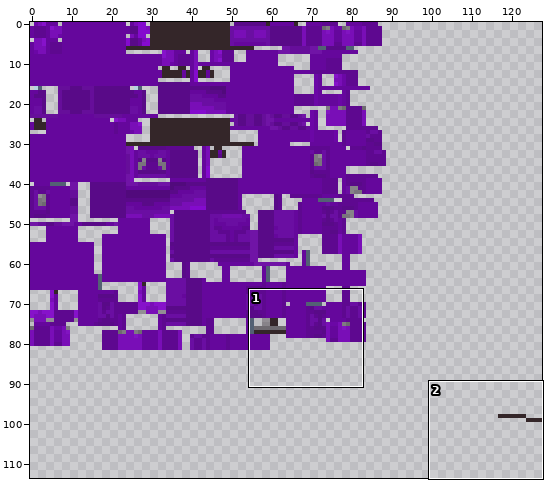
Edited in one commit: sprite sheet (src/main/resources/assets/cuend/textures/models/armor/chorisium_armor_texture.png). Above: a wide view before the commit, with the close-up outlined.
Close-up. Before:
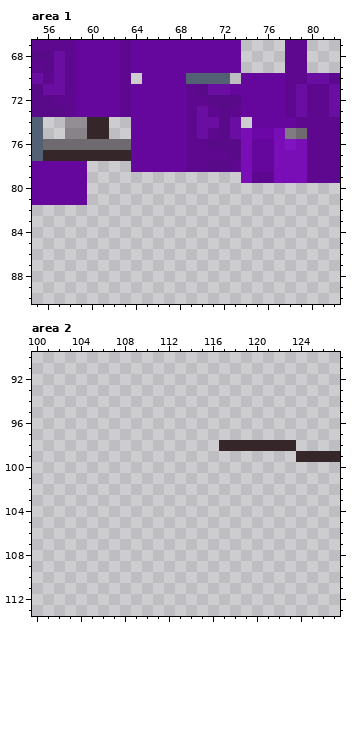
The file is 128x128 pixels. Colours within 5 levels of each other are drawn and written as one. Shown: area 1: x 55..82, y 67..90; area 2: x 100..127, y 90..113. The wide view leaves out empty margins. The commit also changed other parts of the picture, which this record leaves out.
The same view after the edit:
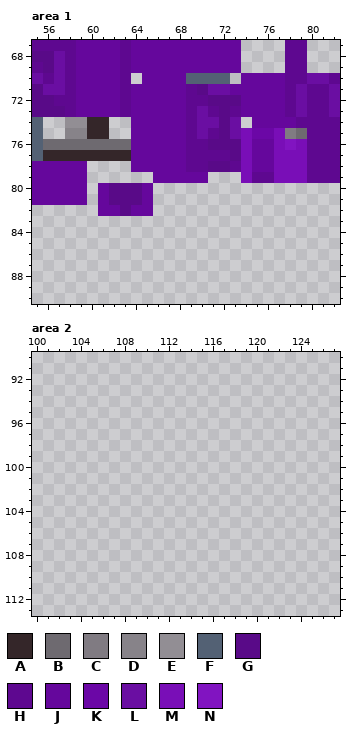
Palette (. is transparent): A #342629  B #6e6a70  C #807b82  D #878389  E #928e94  F #536174  G #590a88  H #5e0890  J #65079c  K #6b07a6  L #6a0ea2  M #790eb7  N #8114c1
Changes in this commit:
Area 1:
y 79: x 66..70 ..... -> JJJJJ
y 80..81: x 61..65 ..... -> JGGGJ
y 82: x 61..65 ..... -> JJGJJ
Area 2:
y 98: x 117..123 AAAAAAA -> .......
y 99: x 124..127 AAAA -> ....
Where, in picture pixels (left, top, right, bottom), the same in both close-ups:
added: (98, 172, 208, 216)
erased: (219, 440, 340, 462)
